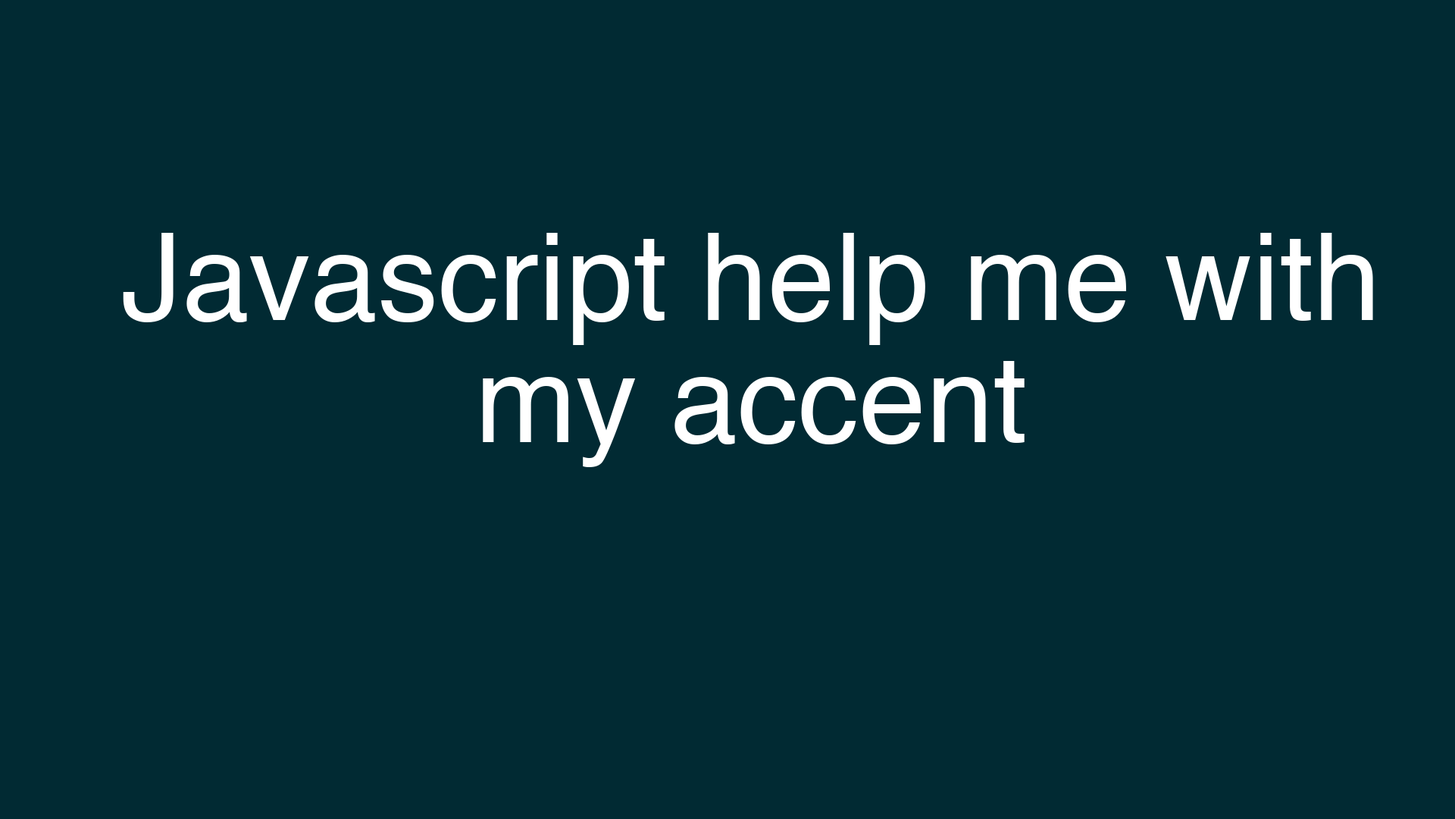
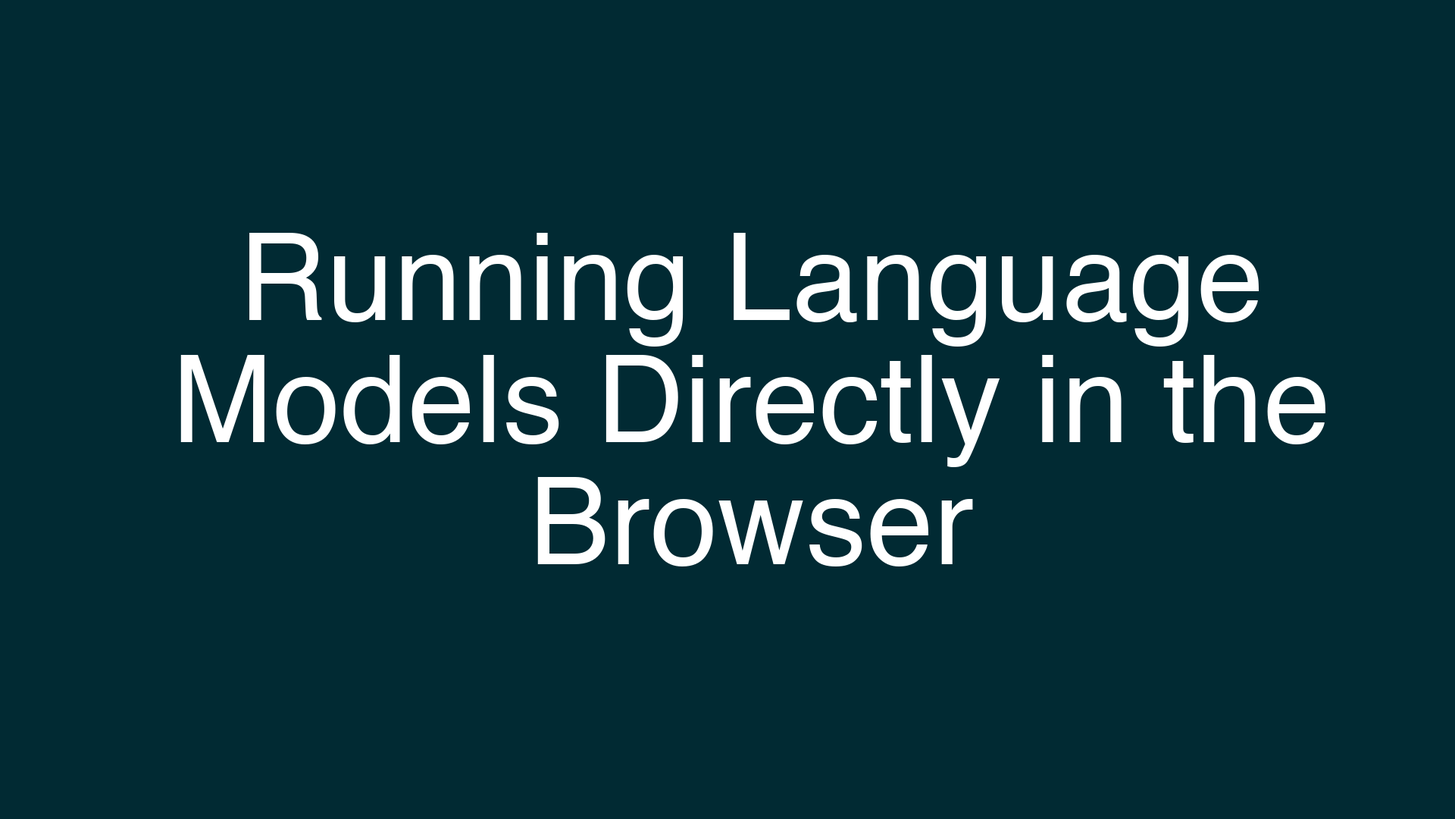
Layer changes from the first 1455 x 819 image to the second:
renamed "Javascript help me with my acc..." to "Running Language Models Direct...", painted on it over [122, 232, 1374, 567]
